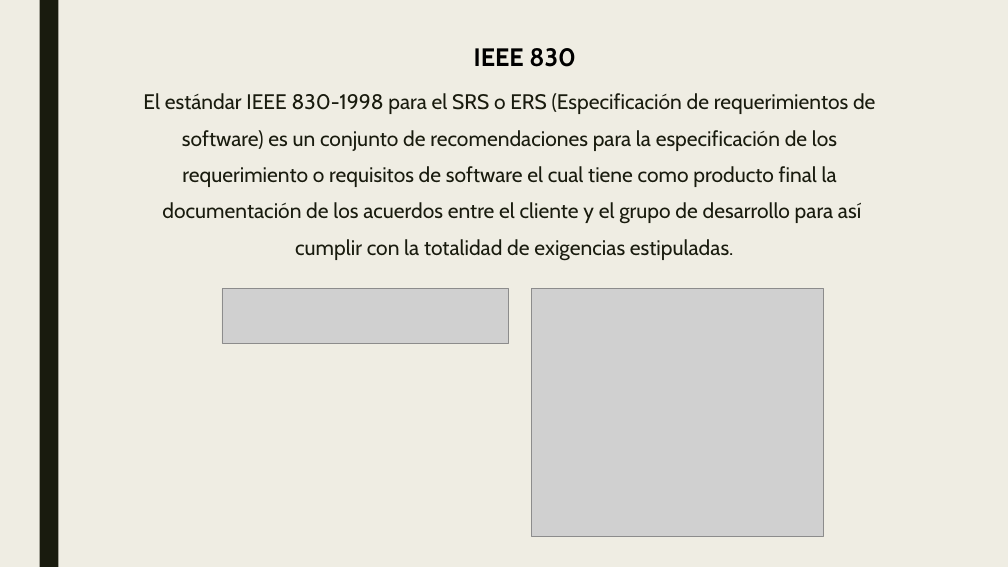
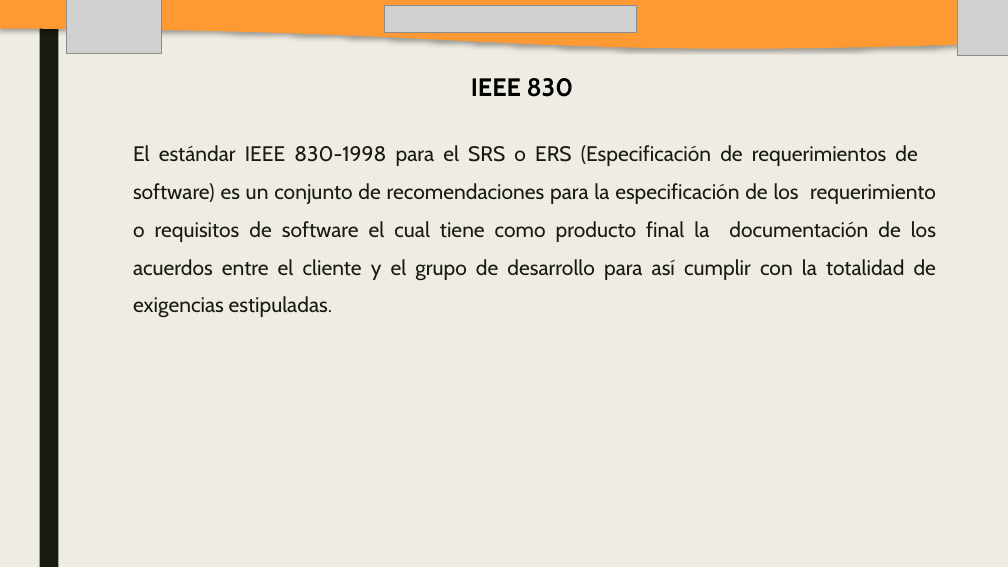
Before and after one commit to SM-ROOT/SM-ROOT, a slide deck: slide 23 of 9°A/Integradora/diapositiva/SM-ROOT_APPMO-SP.pptx (slide 20 before the commit). Drawn at 1008x567 pixels with LibreOffice and Linux fonts; fonts in the diff are those of the drawing; grey boxes stand for pictures. Boxes give left, top, right and bottom in pixels: in the first picture for what was removed or moved away, otherwise in the second. Text is boxed around its words. In the diff, an @@ line names an element or a change of style, - is before the commit and + after.

```diff
--- a/9°A/Integradora/diapositiva/SM-ROOT_APPMO-SP.pptx
+++ b/9°A/Integradora/diapositiva/SM-ROOT_APPMO-SP.pptx
@@ freeform shape added at [0,0,1008,48], fill #FF9933 @@
@@ picture added at [66,0,161,54] @@
@@ picture added at [385,5,636,33] @@
@@ picture added at [957,0,1008,56] @@
@@ text "IEEE 830": place and size @@
-text "IEEE 830" at [474,48,576,67]
+text "IEEE 830" at [471,78,574,97]
@@ text at [133,145,936,318]: text changed @@
-El estándar IEEE 830-1998 para el SRS o ERS (Especificación de requerimientos de
-software) es un conjunto de recomendaciones para la especificación de los
-requerimiento o requisitos de software el cual tiene como producto final la
-documentación de los acuerdos entre el cliente y el grupo de desarrollo para así
-cumplir con la totalidad de exigencias estipuladas.
+El estándar IEEE 830-1998 para el SRS o ERS (Especificación de requerimientos de software) es un conjunto de recomendaciones para la especificación de los requerimiento o requisitos de software el cual tiene como producto final la documentación de los acuerdos entre el cliente y el grupo de desarrollo para así cumplir con la totalidad de exigencias estipuladas.
@@ picture removed at [222,289,509,343] @@
@@ picture removed at [532,289,824,536] @@
```
Also in this commit, not shown: 18 other slides changed, 6 slides added, 4 slides removed, 31 other files.
